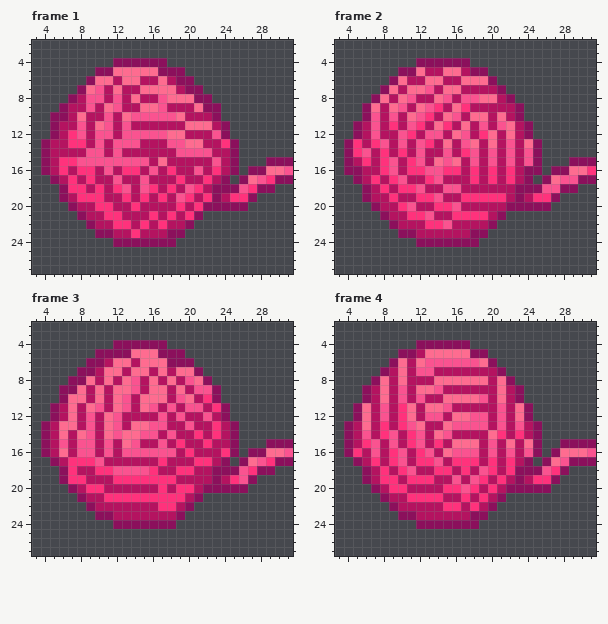
A pixel-art file gets an edit: Assets/Assety/PLAYER_wloczka/klebek/odwijanie_zawijanie/wloczka5_spin_anim.aseprite. The picture above is the old version.
32x32 pixels, 8 frames. Shown: frame 1: x 3..31, y 2..27; frame 2: x 3..31, y 2..27; frame 3: x 3..31, y 2..27; frame 4: x 3..31, y 2..27. The commit also changed other frames, which this record leaves out.
Once edited:
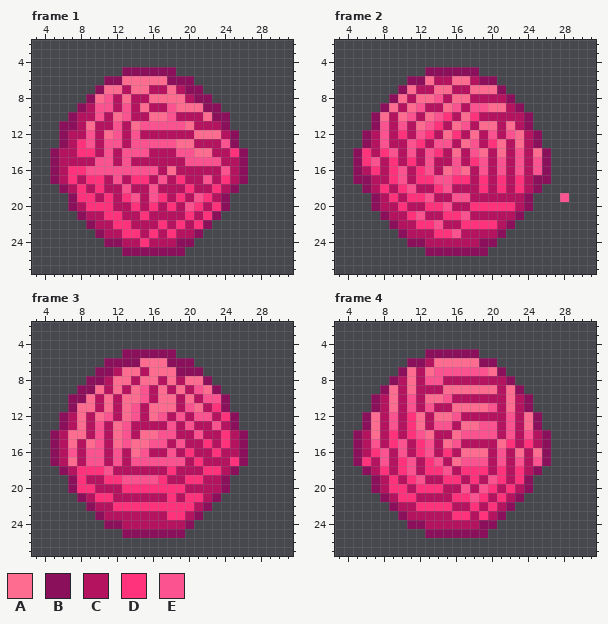
Palette (. is transparent): A #fe6c90  B #8b105c  C #b41360  D #ff327c  E #fa5390
The edit:
layer "ogonek" now hidden
--- frame 1
@@ x 3..31 @@
  3 .............................
- 4 .........BBBBBB..............
- 5 .......BBAAAAABBB............
- 6 ......BAACAACCACBB...........
- 7 .....BAECACCAAAACBB..........
- 8 ....BCEECECACCEAAABB.........
- 9 ...BCCECAECCAAECCCABB........
-10 ..BBCACCECAEEEEEACCCB........
-11 ..BCCECAECECCCCCCAAACB.......
-12 ..BCDECEECEEEEEAACCCEB.......
-13 .BCCDDCECEEECCCEEAACCDB......
-14 .BCCCCEECECCCCCCEEEECCB......
-15 .BCDDEEEEEEEECACCCCCECB...BBB
-16 .BCDCDDCECDDCECDCCECDCB.BBAAE
-17 ..BCDCDCCECCECCCDCCDCB.BAEDBB
-18 ...BDDCDCDECEDCDCEDCBBBEDBB..
-19 ...BCDDDCCDCDCDCEDCDBCDDB....
-20 ....BCCDDCCDCCCCDCDBBBBB.....
-21 .....BCCDDCCCDCDCDB..........
-22 ......BCCDDCDCDCCB...........
-23 .......BBCCDCCCBB............
-24 .........BBBBBBB.............
-25 .............................
+ 4 .............................
+ 5 ..........BBBBBB.............
+ 6 ........BBAAAAABBB...........
+ 7 .......BAACAACCACBB..........
+ 8 ......BAECACCAAAACBB.........
+ 9 .....BCEECECACCEAAABB........
+10 ....BCCECAECCAAECCCABB.......
+11 ...BBCACCECAEEEEEACCCB.......
+12 ...BCCECAECECCCCCCAAACB......
+13 ...BCDECEECEEEEEAACCCEB......
+14 ..BCCDDCECEEECCCEEAACCDB.....
+15 ..BCCCCEECECCCCCCEEEECCB.....
+16 ..BCDDEEEEEEEECACCCCCECB.....
+17 ..BCDCDDCECDDCECDCCECDCB.....
+18 ...BCDCDCCECCECCCDCCDCB......
+19 ....BDDCDCDECEDCDCEDCB.......
+20 ....BCDDDCCDCDCDCEDCDB.......
+21 .....BCCDDCCDCCCCDCDB........
+22 ......BCCDDCCCDCDCDB.........
+23 .......BCCDDCDCDCCB..........
+24 ........BBCCDCCCBB...........
+25 ..........BBBBBBB............
 26 .............................
--- frame 2
@@ x 3..31 @@
  3 .............................
- 4 .........BBBBBB..............
- 5 .......BBACCAACBB............
- 6 ......BACCAACCAAAB...........
- 7 .....BACAAECAACCCCB..........
- 8 ....BACAECCAECEEAACB.........
- 9 ...BACAECAEDCADCCCCCB........
-10 ...BECECAEDCAECAACACB........
-11 ..BCECDCEDCADCACECEACB.......
-12 ..BCECCEDCEECAECDACACB.......
-13 .BDCDECECEDCACEACACECAB......
-14 .BDECDCDCECCECDECECECEB......
-15 .BCDCDECDECAEACECECECEB...BBB
-16 .BBCCDECDDEEDDCDCDCDCBB.BBAAD
-17 ..BCDCDECCDECCCDCDCDCB.BAEEBB
-18 ...BCDCDDECCEECCCCCCBBBEEBB..
-19 ...BCCDCCDDECCDDDDDCBCDDB....
-20 ....BCCDECCDDECCCCCBBBBB.....
-21 .....BCCDDECCDDDDCB..........
-22 ......BCCCDDECCCCB...........
-23 .......BBCCCCCCBB............
-24 .........BBBBBBB.............
-25 .............................
+ 4 .............................
+ 5 ..........BBBBBB.............
+ 6 ........BBACCAACBB...........
+ 7 .......BACCAACCAAAB..........
+ 8 ......BACAAECAACCCCB.........
+ 9 .....BACAECCAECEEAACB........
+10 ....BACAECAEDCADCCCCCB.......
+11 ....BECECAEDCAECAACACB.......
+12 ...BCECDCEDCADCACECEACB......
+13 ...BCECCEDCEECAECDACACB......
+14 ..BDCDECECEDCACEACACECAB.....
+15 ..BDECDCDCECCECDECECECEB.....
+16 ..BCDCDECDECAEACECECECEB.....
+17 ..BBCCDECDDEEDDCDCDCDCBB.....
+18 ...BCDCDECCDECCCDCDCDCB......
+19 ....BCDCDDECCEECCCCCCB...E...
+20 ....BCCDCCDDECCDDDDDCB.......
+21 .....BCCDECCDDECCCCCB........
+22 ......BCCDDECCDDDDCB.........
+23 .......BCCCDDECCCCB..........
+24 ........BBCCCCCCBB...........
+25 ..........BBBBBBB............
 26 .............................
--- frame 3
@@ x 3..31 @@
  3 .............................
- 4 .........BBBBBB..............
- 5 .......BBBBAAABBB............
- 6 ......BBCAACAAABBB...........
- 7 .....BBCAACAACACAAB..........
- 8 ....BBACACAECACACEAB.........
- 9 ...BBACACAAECAACACEEB........
-10 ...BAACACAECAAACEACDB........
-11 ..BCACAECAECAECECEECDB.......
-12 ..BCACECAECCCCECECCECB.......
-13 .BCAACECAECAAEECCECCDCB......
-14 .BCACAECAEAAEECECCDCDCB......
-15 .BCECEECECAECCECDCCDCCB...BBB
-16 .BCACEECECEEEEEECDCCCDB.BBAAE
-17 ..BCDDDECCCCCCDCCCDDCB.BAEDBB
-18 ...BDCCDDEEEEDCCDDCCBBBEDBB..
-19 ...BDDCCCDDDDDDDCCCCBCDEB....
-20 ....BCDDCCCCCCDCDDCBBBBB.....
-21 .....BCCDDDDDDDDDCB..........
-22 ......BCCCCCCCDDCB...........
-23 .......BBCCCCCCCB............
-24 .........BBBBBBB.............
-25 .............................
+ 4 .............................
+ 5 ..........BBBBBB.............
+ 6 ........BBBBAAABBB...........
+ 7 .......BBCAACAAABBB..........
+ 8 ......BBCAACAACACAAB.........
+ 9 .....BBACACAECACACEAB........
+10 ....BBACACAAECAACACEEB.......
+11 ....BAACACAECAAACEACDB.......
+12 ...BCACAECAECAECECEECDB......
+13 ...BCACECAECCCCECECCECB......
+14 ..BCAACECAECAAEECCECCDCB.....
+15 ..BCACAECAEAAEECECCDCDCB.....
+16 ..BCECEECECAECCECDCCDCCB.....
+17 ..BCACEECECEEEEEECDCCCDB.....
+18 ...BCDDDECCCCCCDCCCDDCB......
+19 ....BDCCDDEEEEDCCDDCCB.......
+20 ....BDDCCCDDDDDDDCCCCB.......
+21 .....BCDDCCCCCCDCDDCB........
+22 ......BCCDDDDDDDDDCB.........
+23 .......BCCCCCCCDDCB..........
+24 ........BBCCCCCCCB...........
+25 ..........BBBBBBB............
 26 .............................
--- frame 4
@@ x 3..31 @@
  3 .............................
- 4 .........BBBBBB..............
- 5 .......BBCAAAAABB............
- 6 ......BACAEEEEEEAB...........
- 7 .....BCACEECCCCCCCB..........
- 8 ....BACACCCAAAAAACAB.........
- 9 ...BCACECAAECCCCCCACB........
-10 ...BCACECECCAAAAECACB........
-11 ..BACECDACAAECCCCCECAB.......
-12 ..BACECDACEECAAEECECAB.......
-13 .BCACDCDEACCAEEEECECECB......
-14 .BCECDECDECAECCCCADCDCB......
-15 .BCDECECDECDCAAACECACAB..BBBB
-16 .BDCECDECDECAEEECECECEB.BAAAE
-17 ..BCDCDECDDECDDDCDCDCB.BAEBBB
-18 ...BCDCDECCDDCDCEDCDBBBEDB...
-19 ...BCDDCDDDCCECEDCDCBCDDB....
-20 ....BCDDCCCCDDEDCDCBBBBB.....
-21 .....BCCDDDDCCDCDCB..........
-22 ......BCCCCCDDCDCB...........
-23 .......BBCCCCCCBB............
-24 .........BBBBBBB.............
-25 .............................
+ 4 .............................
+ 5 ..........BBBBBB.............
+ 6 ........BBCAAAAABB...........
+ 7 .......BACAEEEEEEAB..........
+ 8 ......BCACEECCCCCCCB.........
+ 9 .....BACACCCAAAAAACAB........
+10 ....BCACECAAECCCCCCACB.......
+11 ....BCACECECCAAAAECACB.......
+12 ...BACECDACAAECCCCCECAB......
+13 ...BACECDACEECAAEECECAB......
+14 ..BCACDCDEACCAEEEECECECB.....
+15 ..BCECDECDECAECCCCADCDCB.....
+16 ..BCDECECDECDCAAACECACAB.....
+17 ..BDCECDECDECAEEECECECEB.....
+18 ...BCDCDECDDECDDDCDCDCB......
+19 ....BCDCDECCDDCDCEDCDB.......
+20 ....BCDDCDDDCCECEDCDCB.......
+21 .....BCDDCCCCDDEDCDCB........
+22 ......BCCDDDDCCDCDCB.........
+23 .......BCCCCCDDCDCB..........
+24 ........BBCCCCCCBB...........
+25 ..........BBBBBBB............
 26 .............................
Boxes around the changes in both pictures, in picture pixels (x1, y1, x2, y2):
changed: (41, 58, 293, 256)
changed: (344, 58, 596, 256)
changed: (41, 340, 293, 538)
changed: (344, 340, 596, 538)
